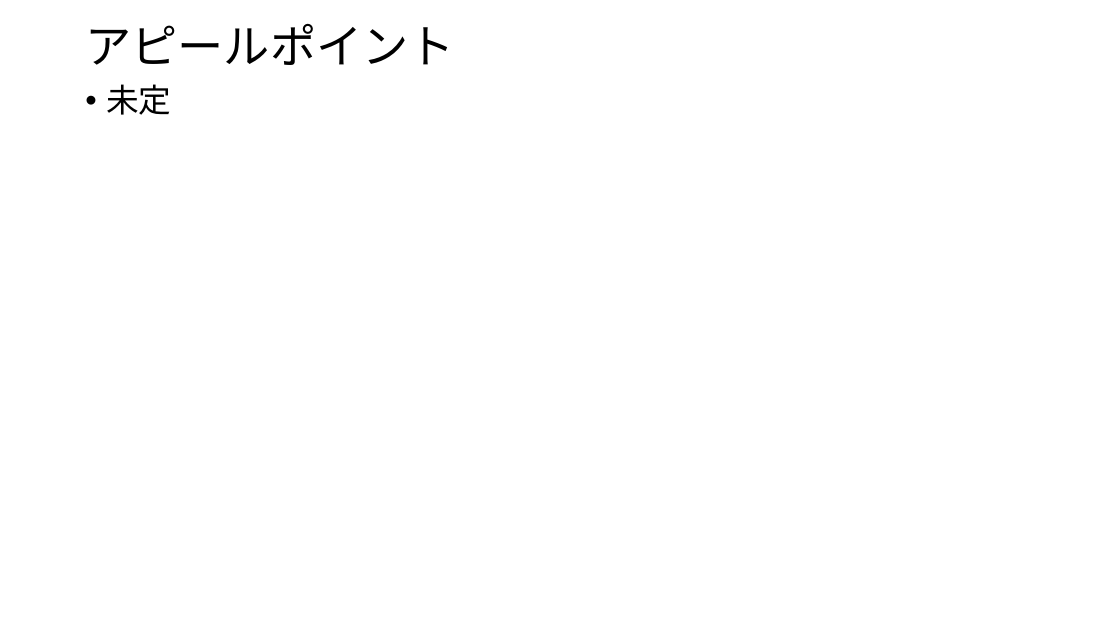
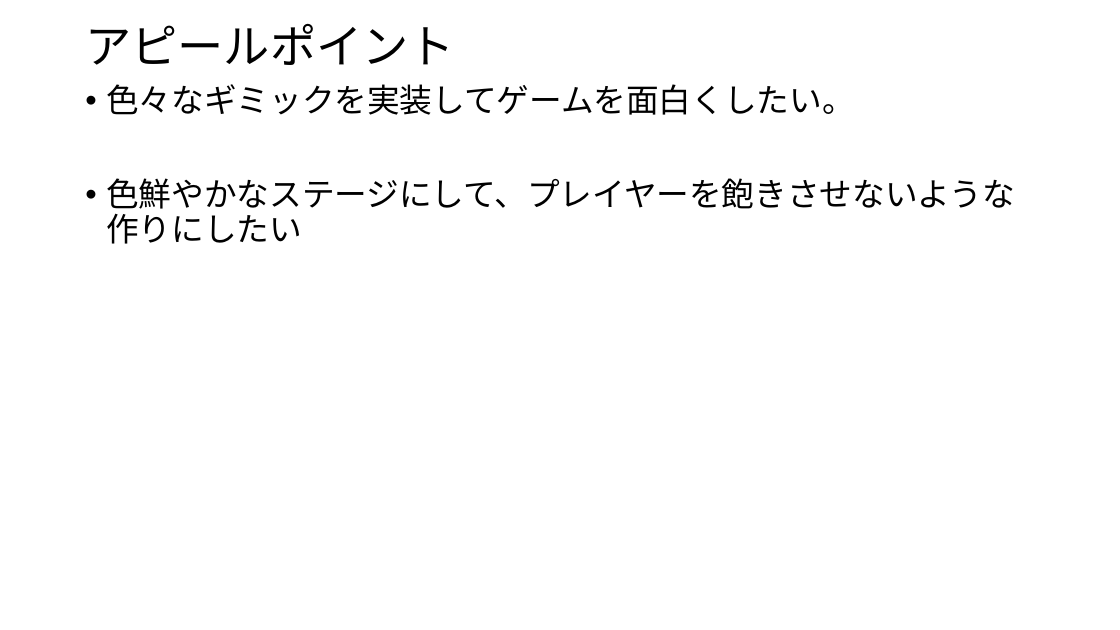
Before and after one commit to 2022Game/15Hirota, a slide deck: slide 6 of 3DLv3_2023_vs2019/Plan/プレゼンテーション1.pptx. Drawn at 1120x630 pixels with LibreOffice and Linux fonts; fonts in the diff are those of the drawing. Boxes give left, top, right and bottom in pixels: in the first picture for what was removed or moved away, otherwise in the second. Text is boxed around its words. In the diff, an @@ line names an element or a change of style, - is before the commit and + after.

```diff
--- a/3DLv3_2023_vs2019/Plan/プレゼンテーション1.pptx
+++ b/3DLv3_2023_vs2019/Plan/プレゼンテーション1.pptx
@@ text at <box>106,84,1015,244</box>: text changed @@
-• 未定
+• 色々なギミックを実装してゲームを面白くしたい。
+• 色鮮やかなステージにして、プレイヤーを飽きさせないような作りにしたい
```
Also in this commit, not shown: 2 other slides changed, 3 other files.
